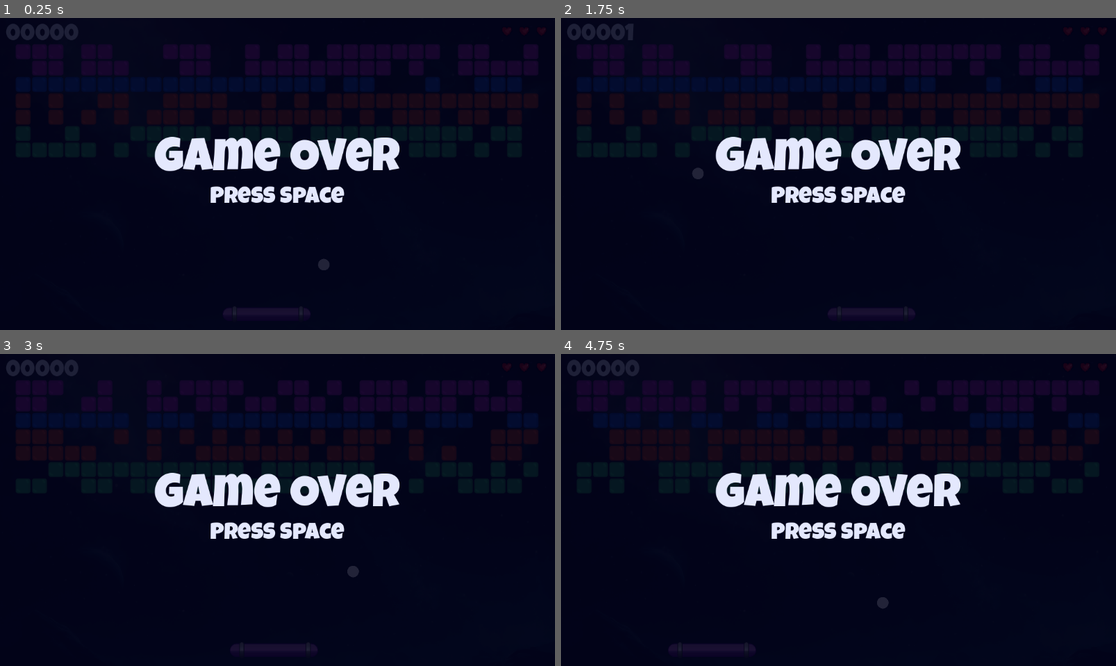
Above: before the commit, frames 1-4 (two rows, left to right).
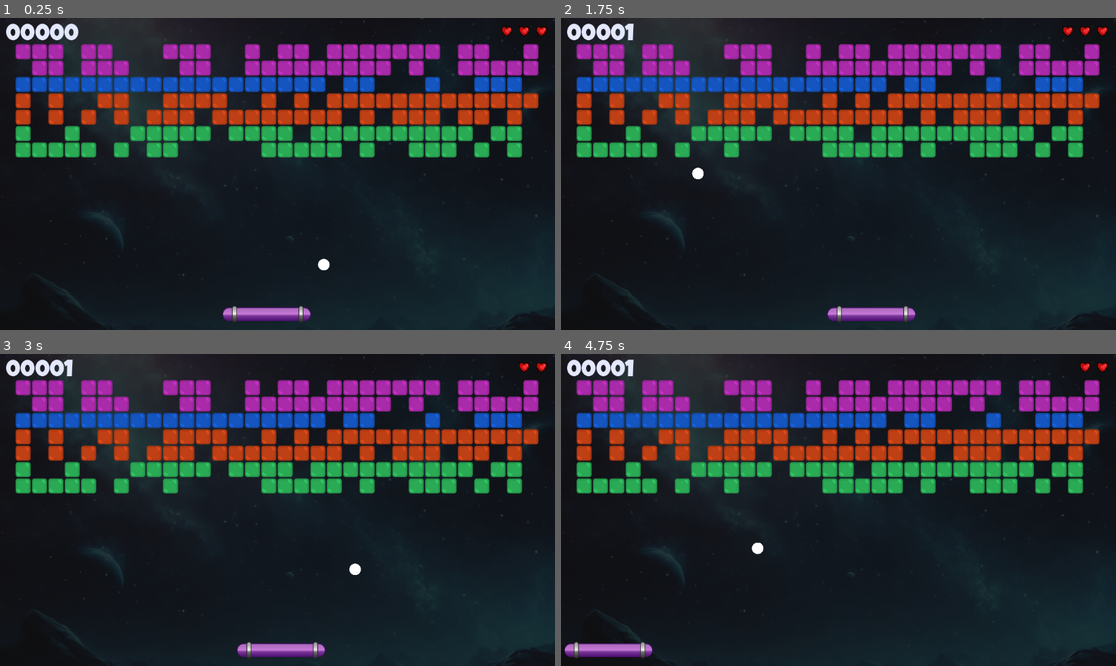
Above: after the commit, the same moments.

Repository: redmonkez12/youtube-brick-breaker
Game: Godot game, scene res://scenes/level.tscn
Same seed, same stepped clock (60 frames per second), same inputs: the game is played once before the commit and once after it.
Inputs:
- Up to frame 1 (0.25 s): no input
- Up to frame 2 (1.75 s): tap Space (Start) at 0.5, 1.35 s; hold Right (ui_right) 0.53-1.28 s; hold Space (Start) 0.53-1.28 s; hold Left (ui_left) from 1.28 s (still down)
- Up to frame 3 (3 s): tap Space (Start) at 2, 2.85 s; release Left (ui_left) at 2.03 s; hold Space (Start) 2.03-2.78 s; hold Right (ui_right) from 2.03 s (still down)
- Up to frame 4 (4.75 s): tap Space (Start) at 3.5, 4.35 s; release Right (ui_right) at 3.53 s; hold Space (Start) 3.53-4.28 s; hold Left (ui_left) from 3.53 s (still down)

The runs differ from the first frame. In frame 1, 48% of the frame differs, in the area x 0-100%, y 0-100%; in frame 2, 48%; in frame 3, 47%; in frame 4, 48%.

Commit message:
Add sound

Diff:
--- a/scenes/Brick.tscn
+++ b/scenes/Brick.tscn
@@ -1,7 +1,8 @@
-[gd_scene load_steps=4 format=3 uid="uid://cul4i0gbop86j"]
+[gd_scene load_steps=5 format=3 uid="uid://cul4i0gbop86j"]
 
 [ext_resource type="Script" uid="uid://coef86tspab0y" path="res://scenes/brick.gd" id="1_0fr63"]
 [ext_resource type="Texture2D" uid="uid://bxw2w2lqyxibg" path="res://assets/brick.png" id="1_y4mou"]
+[ext_resource type="AudioStream" uid="uid://bonk4gdmmwq18" path="res://sounds/brick_sound.wav" id="3_xufbn"]
 
 [sub_resource type="RectangleShape2D" id="RectangleShape2D_0fr63"]
 size = Vector2(30, 31)
@@ -17,3 +18,6 @@
 [node name="CollisionShape2D" type="CollisionShape2D" parent="."]
 position = Vector2(0, -0.5)
 shape = SubResource("RectangleShape2D_0fr63")
+
+[node name="AudioStreamPlayer2D" type="AudioStreamPlayer2D" parent="."]
+stream = ExtResource("3_xufbn")
--- a/scenes/brick.gd
+++ b/scenes/brick.gd
@@ -1,7 +1,7 @@
 extends RigidBody2D
 
 @onready var sprite_2d: Sprite2D = $Sprite2D
-
+@onready var audio_stream_player_2d: AudioStreamPlayer2D = $AudioStreamPlayer2D
 
 # Called when the node enters the scene tree for the first time.
 func _ready() -> void:
@@ -16,6 +16,7 @@
 func hit() -> void:
 	sprite_2d.visible = false
 	SignalHub.emit_hit_brick(1)
+	audio_stream_player_2d.play()
 
 	await get_tree().create_timer(1).timeout
 	queue_free()
--- a/scenes/level.tscn
+++ b/scenes/level.tscn
@@ -1,10 +1,11 @@
-[gd_scene load_steps=8 format=3 uid="uid://c65ytfj5mqf15"]
+[gd_scene load_steps=9 format=3 uid="uid://c65ytfj5mqf15"]
 
 [ext_resource type="PackedScene" uid="uid://benk1b0bbqtkm" path="res://scenes/paddle.tscn" id="1_2q6dc"]
 [ext_resource type="Script" uid="uid://cgjf3wcs7gvai" path="res://scripts/Level.gd" id="1_w8frs"]
 [ext_resource type="PackedScene" uid="uid://bpmsn3x0k1kbn" path="res://scenes/ball.tscn" id="2_w7c3h"]
 [ext_resource type="Texture2D" uid="uid://d0ebofa6fffu4" path="res://assets/background.png" id="4_mx8sn"]
 [ext_resource type="PackedScene" uid="uid://dr8cfnfeyohqt" path="res://scenes/Hud.tscn" id="5_ppgk2"]
+[ext_resource type="AudioStream" uid="uid://cvk82elo418g8" path="res://sounds/game_music.mp3" id="6_2r41h"]
 
 [sub_resource type="RectangleShape2D" id="RectangleShape2D_w7c3h"]
 size = Vector2(20, 659)
@@ -56,4 +57,9 @@
 
 [node name="Control" parent="CanvasLayer" instance=ExtResource("5_ppgk2")]
 
+[node name="AudioStreamPlayer2D" type="AudioStreamPlayer2D" parent="."]
+stream = ExtResource("6_2r41h")
+volume_db = -10.0
+autoplay = true
+
 [connection signal="body_entered" from="Deathzone" to="Ball" method="_on_deathzone_body_entered"]
--- a/scenes/paddle.gd
+++ b/scenes/paddle.gd
@@ -1,7 +1,11 @@
 extends CharacterBody2D
 
+const SPEED = 900.0
+var start_position: Vector2
 
-const SPEED = 900.0
+func _ready() -> void:
+	start_position = position  # Remember starting position
+	SignalHub.on_reset_ball_and_paddle.connect(reset_paddle)
 
 func _physics_process(delta: float) -> void:
 	# Get the input direction and handle the movement/deceleration.
@@ -13,3 +17,9 @@
 		velocity.x = move_toward(velocity.x, 0, SPEED)
 
 	move_and_slide()
+
+func reset_paddle() -> void:
+	# Reset paddle to starting position
+	position = start_position
+	# Stop any movement
+	velocity = Vector2.ZERO
--- a/scripts/Ball.gd
+++ b/scripts/Ball.gd
@@ -6,13 +6,15 @@
 
 var level = 3
 @export var lives: int = 3
+var start_position: Vector2
 
 # Called when the node enters the scene tree for the first time.
 func _ready() -> void:
+	start_position = position  # Remember starting position
 	speed = speed + (20 * level)
 	velocity = Vector2(speed * -1, speed)
 	SignalHub.emit_reduce_lives(lives)
-
+	SignalHub.on_reset_ball_and_paddle.connect(reset_ball)
 
 # Called every frame. 'delta' is the elapsed time since the previous frame.
 func _physics_process(delta: float) -> void:
@@ -28,23 +30,37 @@
 			velocity.y = -200
 
 		if velocity.x == 0:
-			velocity.x - 200
+			velocity.x = -200
 
 func gameOver() -> void:
-	get_tree().reload_current_scene()
+	SignalHub.emit_game_over()
 
 func _on_deathzone_body_entered(body: Node2D) -> void:
-	reduce_lives(1)
-	gameOver()
+	if body == self:
+		is_active = false
+
+		lives -= 1
+		SignalHub.emit_reduce_lives(lives)
+
+		if lives <= 0:
+			gameOver()
+		else:
+			SignalHub.emit_reset_ball_and_paddle()
+			await get_tree().create_timer(0.5).timeout
+			is_active = true
+
+func reset_ball() -> void:
+	position = start_position
+	velocity = Vector2(speed * -1, speed)
 
 func reduce_lives(reduction: int) -> bool:
 	lives -= reduction
-	SignalHub.emit_reduce_lives(1)
-	if lives >= 0:
+	SignalHub.emit_reduce_lives(lives)
+	if lives <= 0:
 		set_physics_process(false)
-		return false
+		return true
 
-	return true
+	return false
 
 func level_over() -> void:
 	get_tree().paused = true
--- a/scripts/SignalHub.gd
+++ b/scripts/SignalHub.gd
@@ -1,11 +1,18 @@
 extends Node
 
 signal on_hit_brick(points: int)
-
 signal on_reduce_lives(lives: int)
+signal on_game_over()
+signal on_reset_ball_and_paddle()
 
 func emit_hit_brick(points: int) -> void:
 	on_hit_brick.emit(points)
 
 func emit_reduce_lives(lives: int) -> void:
 	on_reduce_lives.emit(lives)
+
+func emit_game_over() -> void:
+	on_game_over.emit()
+
+func emit_reset_ball_and_paddle() -> void:
+	on_reset_ball_and_paddle.emit()
--- a/scripts/hud.gd
+++ b/scripts/hud.gd
@@ -2,19 +2,26 @@
 
 @onready var score_label: Label = $MarginContainer/ScoreLabel
 @onready var hb_hearts: HBoxContainer = $MarginContainer/HbHearts
+@onready var game_over_screen: ColorRect = $ColorRect
 
 var _score: int = 0
 var _hearts: Array
+var _is_game_over: bool = false
 
 # Called when the node enters the scene tree for the first time.
 func _ready() -> void:
 	_hearts = hb_hearts.get_children()
-
+	game_over_screen.visible = false
 
 # Called every frame. 'delta' is the elapsed time since the previous frame.
 func _enter_tree() -> void:
 	SignalHub.on_hit_brick.connect(on_scored)
 	SignalHub.on_reduce_lives.connect(on_reduce_lives)
+	SignalHub.on_game_over.connect(on_game_over)
+
+func _input(event):
+	if _is_game_over and event.is_action_pressed("Start"):
+		restart_game()
 
 func on_scored(points: int) -> void:
 	_score += points
@@ -23,3 +30,10 @@
 func on_reduce_lives(lives: int) -> void:
 	for index in range(_hearts.size()):
 		_hearts[index].visible = lives > index
+
+func on_game_over() -> void:
+	_is_game_over = true
+	game_over_screen.visible = true
+
+func restart_game() -> void:
+	get_tree().reload_current_scene()
Not shown, added: sounds/ball_sound.wav.import
Not shown, added: sounds/brick_sound.wav.import
Not shown, added: sounds/game_music.mp3.import
Not shown, added: sounds/ball_sound.wav
Not shown, added: sounds/brick_sound.wav
Not shown, added: sounds/game_music.mp3
